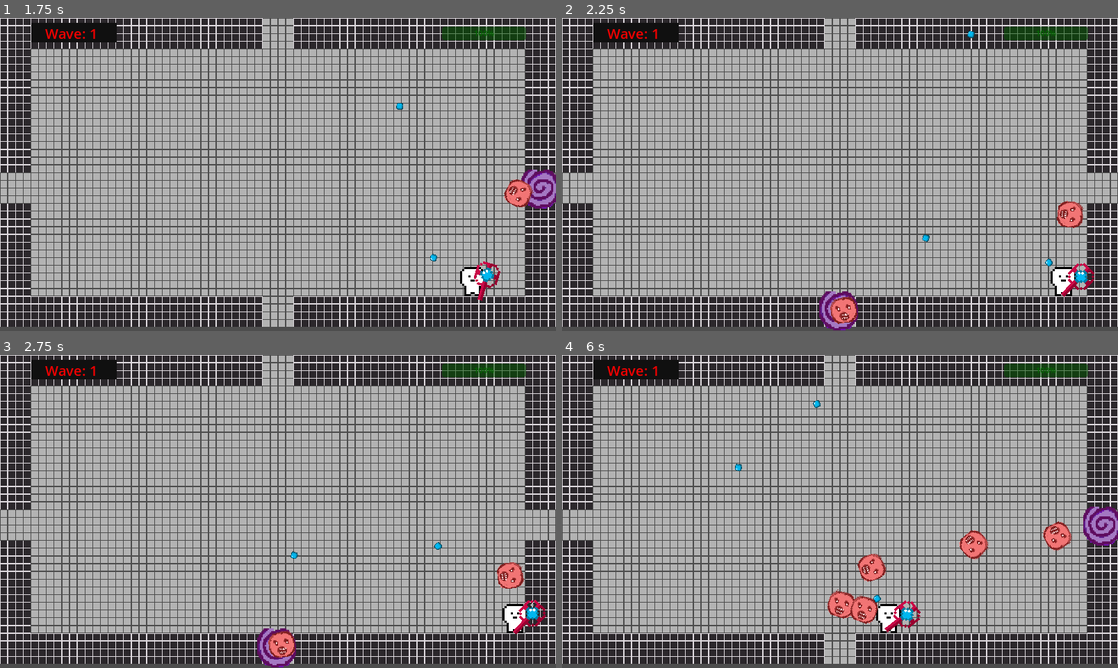
Above: before the commit, frames 1-4 (two rows, left to right).
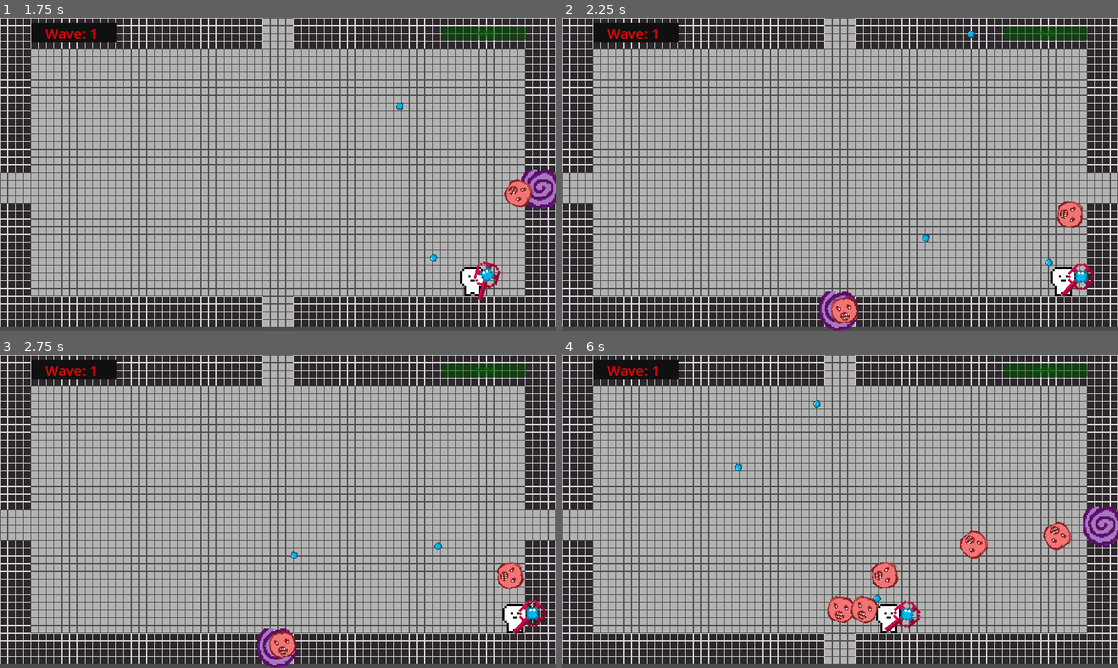
Above: after the commit, the same moments.

Repository: PlerbDraw/tony-nguyen-project
Game: Godot game, scene res://player_scenes/game.tscn
Two runs of this game, one before a commit and one after it. Both use one fixed random seed, a clock stepped at 60 frames per second and the inputs below. This scene is started directly instead of the project's main scene.
Inputs (mouse positions are in pixels of both pictures, inside the frame that each line leads up to):
- Up to frame 1 (1.75 s): tap Enter at 0.5 s; move the mouse to (400, 158) at 0.52 s; hold Right (ui_right) 0.53-1.28 s; tap F (fire) at 0.6, 1.35 s; move the mouse to (166, 190) at 1.27 s; hold Down (ui_down) from 1.28 s (still down)
- Up to frame 2 (2.25 s): move the mouse to (895, 105) at 2.02 s; release Down (ui_down) at 2.03 s; hold Right (ui_right) from 2.03 s (still down); tap F (fire) at 2.1 s
- Up to frame 3 (2.75 s): keep holding Right (ui_right)
- Up to frame 4 (6 s): move the mouse to (812, 574) at 2.77 s; release Right (ui_right) at 2.78 s; hold Up (ui_up) 2.78-3.53 s; tap F (fire) every 0.75 s from 2.85 to 5.85 s; move the mouse to (1006, 558) at 3.52 s; hold Left (ui_left) 3.53-5.03 s; move the mouse to (673, 464) at 4.27 s; move the mouse to (867, 511) at 5.02 s; hold Down (ui_down) 5.03-5.78 s; move the mouse to (756, 433) at 5.77 s; hold Right (ui_right) from 5.78 s (still down)

Frame 1 is identical in both runs. In frame 2, less than 0.1% of the frame differs, in the area x 48-92%, y 58-98%; in frame 3, less than 0.1%; in frame 4, 0.9%, in the area x 47-61%, y 63-86%.

Commit message:
game over screen

Diff:
--- a/tony-nguyen-game-project-2-month/player_scenes/game.tscn
+++ b/tony-nguyen-game-project-2-month/player_scenes/game.tscn
@@ -6,6 +6,7 @@
 [ext_resource type="PackedScene" uid="uid://brq3jy1aktli2" path="res://enemy.tscn" id="2_rhvsi"]
 [ext_resource type="Texture2D" uid="uid://c6o1havk4u5fh" path="res://art/pixilart-drawing (3).png" id="3_x3vw1"]
 [ext_resource type="PackedScene" uid="uid://bqji04vdj37kj" path="res://SpawnLocation.tscn" id="4_e5vq1"]
+[ext_resource type="Script" path="res://player_scenes/gameover.gd" id="7_vknh3"]
 
 [sub_resource type="TileSetAtlasSource" id="TileSetAtlasSource_shfa5"]
 texture = ExtResource("1_wecq1")
@@ -25,7 +26,7 @@
 sources/0 = SubResource("TileSetAtlasSource_0juqq")
 
 [sub_resource type="RectangleShape2D" id="RectangleShape2D_0aync"]
-size = Vector2(545, 65)
+size = Vector2(542.5, 62.5)
 
 [sub_resource type="RectangleShape2D" id="RectangleShape2D_x35b8"]
 size = Vector2(63, 256)
@@ -33,6 +34,7 @@
 [sub_resource type="LabelSettings" id="LabelSettings_175ln"]
 
 [node name="Game" type="Node2D" node_paths=PackedStringArray("wave_ui", "spawn_timer", "enemy_ui") groups=["wave_system"]]
+position = Vector2(1, 0)
 script = ExtResource("1_1eb07")
 enemy_scene = ExtResource("2_rhvsi")
 wave_ui = NodePath("CanvasGroup/wave_ui")
@@ -64,7 +66,7 @@
 shape = SubResource("RectangleShape2D_0aync")
 
 [node name="CollisionShape2D3" type="CollisionShape2D" parent="TileMapLayer2/Area2D"]
-position = Vector2(880, 608)
+position = Vector2(879.75, 608.75)
 shape = SubResource("RectangleShape2D_0aync")
 
 [node name="CollisionShape2D4" type="CollisionShape2D" parent="TileMapLayer2/Area2D"]
@@ -142,4 +144,46 @@
 value = 100.0
 fill_mode = 1
 
+[node name="Gameover" type="CanvasLayer" parent="."]
+script = ExtResource("7_vknh3")
+
+[node name="Label2" type="Label" parent="Gameover"]
+y_sort_enabled = true
+anchors_preset = 8
+anchor_left = 0.5
+anchor_top = 0.5
+anchor_right = 0.5
+anchor_bottom = 0.5
+offset_left = -172.0
+offset_top = -41.5
+offset_right = 172.0
+offset_bottom = 41.5
+grow_horizontal = 2
+grow_vertical = 2
+size_flags_horizontal = 4
+theme_override_font_sizes/font_size = 60
+text = "GAME OVER"
+
+[node name="Panel" type="Panel" parent="Gameover/Label2"]
+layout_mode = 1
+anchors_preset = 8
+anchor_left = 0.5
+anchor_top = 0.5
+anchor_right = 0.5
+anchor_bottom = 0.5
+offset_left = -183.0
+offset_top = -183.0
+offset_right = 183.0
+offset_bottom = 183.0
+grow_horizontal = 2
+grow_vertical = 2
+
+[node name="retry" type="Button" parent="Gameover"]
+offset_left = 445.0
+offset_top = 388.0
+offset_right = 533.0
+offset_bottom = 482.0
+text = "RETRY"
+
 [connection signal="timeout" from="SpawnTimer" to="." method="_on_SpawnTimer_timeout"]
+[connection signal="pressed" from="Gameover/retry" to="Gameover" method="_on_retry_pressed"]
--- /dev/null
+++ b/tony-nguyen-game-project-2-month/player_scenes/gameover.gd
@@ -0,0 +1,14 @@
+extends CanvasLayer
+
+func _ready():
+	self.hide()
+
+
+func _on_retry_pressed() -> void:
+	get_tree().paused = false
+	get_tree().reload_current_scene()
+
+
+func game_over():
+	get_tree().paused = true
+	self.show()
--- a/tony-nguyen-game-project-2-month/scripts/player_character.gd
+++ b/tony-nguyen-game-project-2-month/scripts/player_character.gd
@@ -45,7 +45,8 @@
 		print("Health: ", health)
 	if health <= 0:
 		print("game over")
-		get_tree().quit()
+		get_node("$CharacterBody2D").queue_free()
+		get_node("../Gameover").game_over()
 			#get_tree().reload_current_scene()
 #this code helps godot to apply if enemy touches player, player takes damage.
 #when player takes damage, the game quits and player has to start over.
Not shown: 1 places in tony-nguyen-game-project-2-month/player_scenes/game.tscn that only renumber resources
